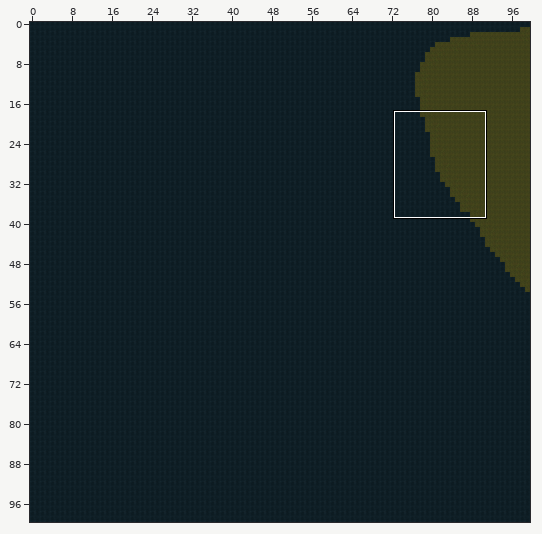
Tiled map (JSON): LostAndDivine.ClientMonoGame/Content/Sectors/1_7.tmj. Above, an overview of the earlier version with the close-up marked.
Close-up. Earlier state:
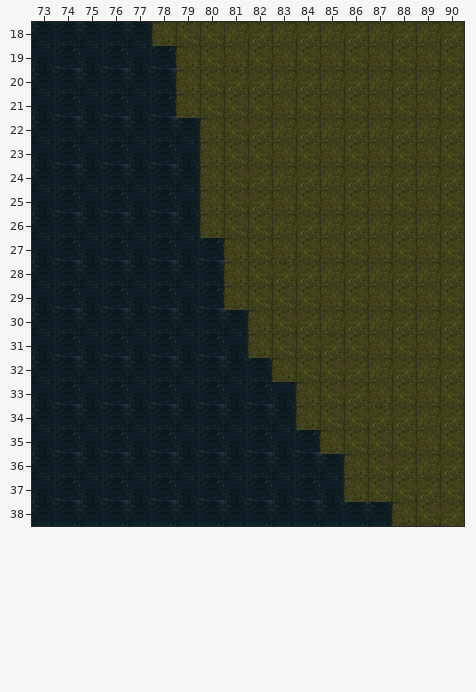
Cells are 64x64 px. Shown: x 73..90, y 18..38. The commit also changed other parts of the map, which this record leaves out.
And afterwards:
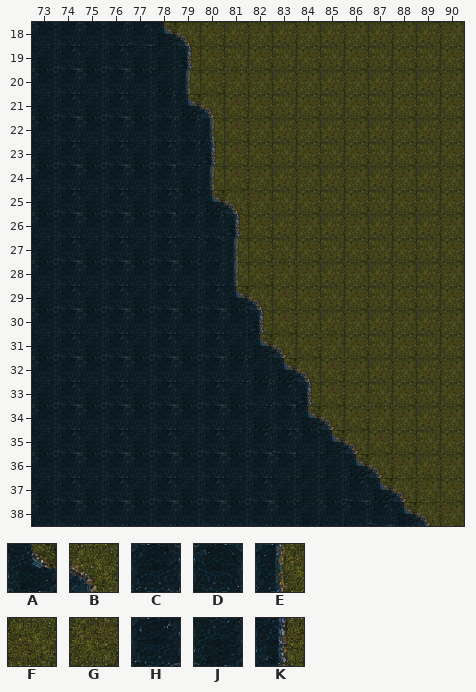
Key: from "World-Tilemap": A 40, B 71, C 99, D 100, E 101, F 121, G 122, H 129, J 130, K 131.
_ is an empty cell.
Tiles replaced or removed in this view: C, D, F, G, H, J.
The edit:
Changed rows in their new state; . is an unchanged cell.
Layer "Слой тайлов 1":
first column x 77:
18 HAB..........
19 .JK..........
20 .JE..........
21 .CAB.........
22 ..CE.........
23 ..CK.........
24 ..JE.........
25 ..DAB........
26 ..CCK........
27 ...DE........
28 ....E........
29 ....AB.......
30 .....K.......
31 .....AB......
32 ....CJAB.....
33 .....CHK.....
34 .....JCAB....
35 ......HDAB...
36 .......JJAB..
37 .......J.HAB.
38 .......J.DHAB
